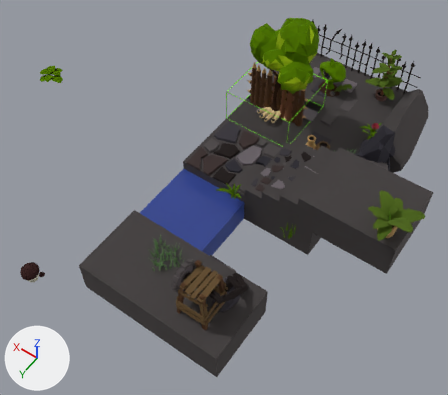
One commit to the glTF model data/hand.glb: the scene before it, then after it.
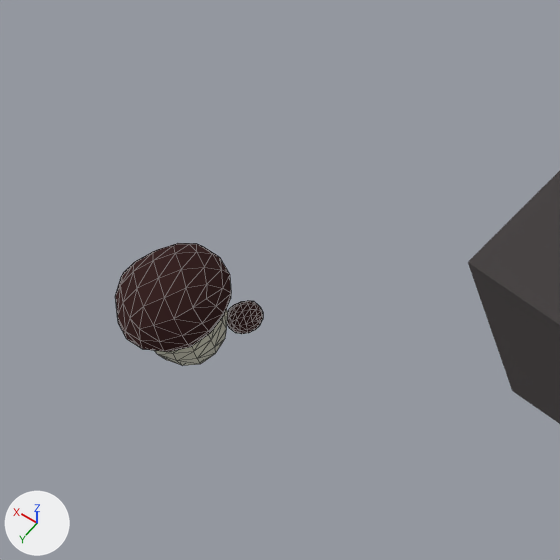
The first picture shows the older version from a 50 mm camera at (-3.15, 5.67, 6.26) aimed at (-0.28, 1.66, -0.04). The close-ups show the older and then the newer version on the part from 0% to 21% of the width and 56% to 80% of the height of that picture. Only the edits that show in the close-ups are written down. Lighting does not change. The marker at lower left points along +X, +Y and +Z. The close-ups show mesh edges as thin lines. Where no turn or scale is listed for an object, it has been applied to the vertices. Vertices at exactly the same position are counted once.

Before the edit, the objects in view are built like this:
```python
me_object_1_003 = bpy.data.meshes.new('Object_1.003')
me_object_1_003.from_pydata(...)  # 531 vertices, 1008 faces; spans x -0.129..0.135, y -0.073..0.164, z -0.066..0.175
me_object_1_003.materials.append(mat_knightmaterial)  # picture img_knighimage
me_scenerymesh = bpy.data.meshes.new('SceneryMesh')
me_scenerymesh.from_pydata(...)  # 8093 vertices, 13913 faces; spans x -2.59..0.5, y -1.6..3.5, z -0.5..0.91
# faces by material slot: [13903, 10]
me_scenerymesh.materials.append(mat_knightmaterial)  # picture img_knighimage
me_scenerymesh.materials.append(mat_water)  # blue #586fc2
ob_scenery = bpy.data.objects.new('Scenery', me_scenerymesh)
ob_scenery.location = (0.0, 0.0, 0.0)
ob_shroom = bpy.data.objects.new('Shroom', me_object_1_003)
ob_shroom.location = (0.829, 3.879, 0.052)
```
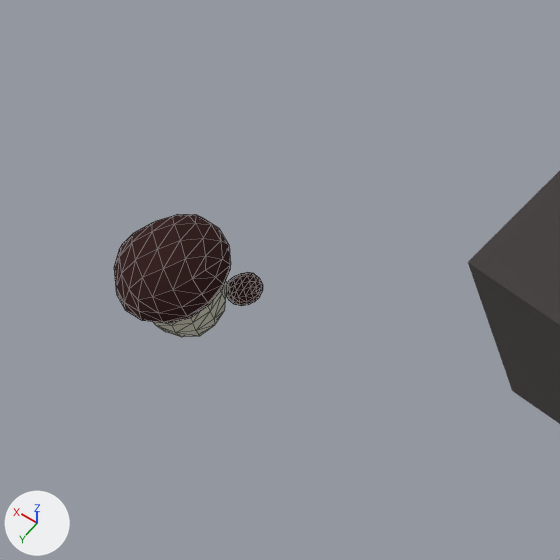
Where the newer file only moved an object's origin or applied its transform, the numbers keep the older frame.

Boxes [x1, y1, x2, y2] around the edits, measured in the close-ups (560 x 560 px):
'Shroom', moved: before [115, 243, 263, 366]; after [114, 214, 263, 337]

The change, as a list of edits to the scene's bpy script:
```text
Change me_object_1_003:
    used by ob_shroom; location = (0.829, 3.879, 0.052)
    remove me_object_1_003.from_pydata(...)  # 531 vertices, 1008 faces; spans x -0.129..0.135, y -0.073..0.164, z -0.066..0.175
    add me_object_1_003.from_pydata(...)  # 531 vertices, 1008 faces; spans x -0.123..0.142, y -0.097..0.139, z -0.003..0.239
    me_object_1_003 part 1: the whole mesh is moved by (0.006, -0.025, 0.064)
```
